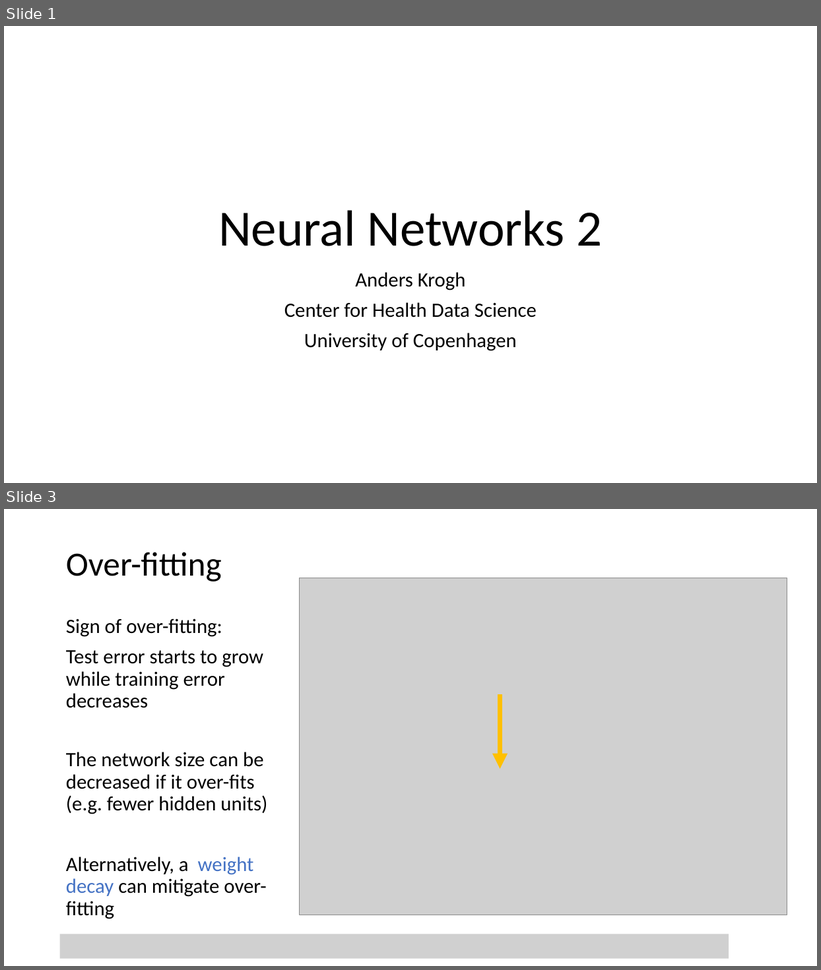
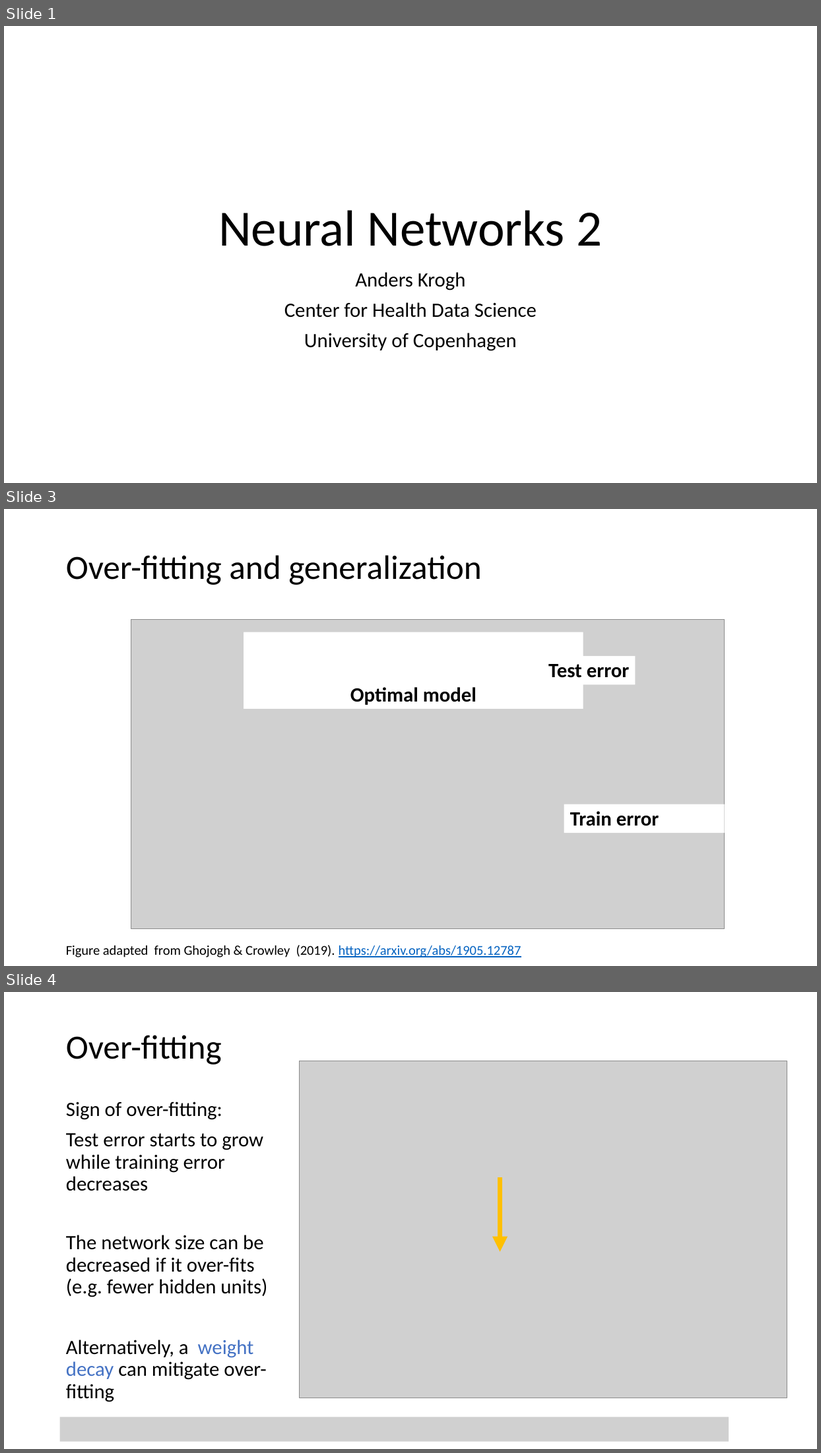
Before and after one commit to Center-for-Health-Data-Science/IntroToML, a slide deck: Day2/NNintro2.pptx. Shown one above the other, each under a label of ours: slides 1 and 3 before the commit, slides 1, 3 and 4 after it; the slides between them are not shown. The pictures are 821x970 and 821x1453 pixels, drawn with LibreOffice and Linux fonts; fonts in the diff are those of the drawing; grey boxes stand for pictures. Boxes give left, top, right and bottom in pixels: in the first picture for what was removed or moved away, otherwise in the second. Text is boxed around its words. In the diff, an @@ line names an element or a change of style, - is before the commit and + after.

```diff
--- a/Day2/NNintro2.pptx
+++ b/Day2/NNintro2.pptx
@@ slide 3 added at (x1=4, y1=509, x2=817, y2=966), background #FFFFFF @@
@@ text added at (x1=66, y1=555, x2=482, y2=585), 40 pt, text #000000 @@
+Over-fitting and generalization
@@ group added at (x1=131, y1=619, x2=725, y2=929): 3 rectangles, 1 picture @@
+Optimal model
+Train error
+Test error
@@ text added at (x1=66, y1=945, x2=521, y2=958), 16 pt, text #000000 @@
+Figure adapted from Ghojogh & Crowley (2019). https://arxiv.org/abs/1905.12787
@@ what was slide 3 is now slide 4 @@
```
Also in this commit, not shown: 2 slides changed, 2 other slides added, 5 other files.
